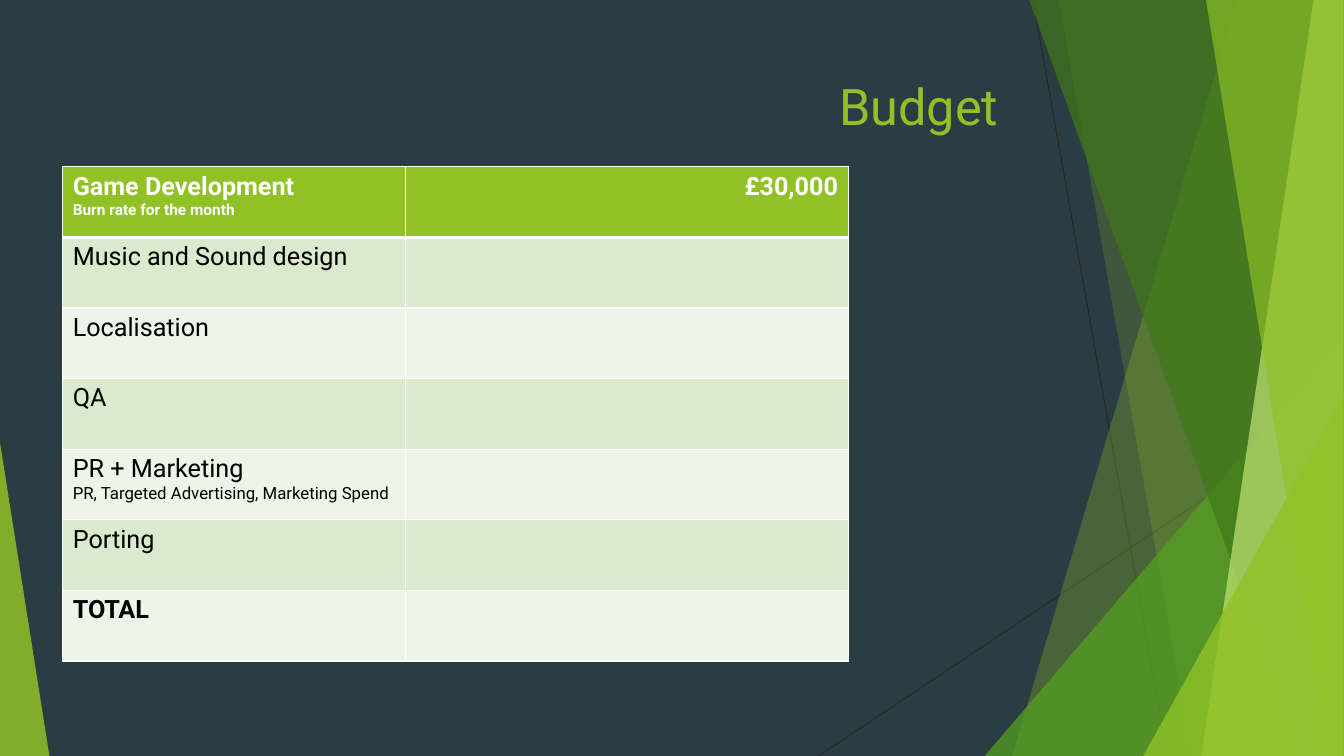
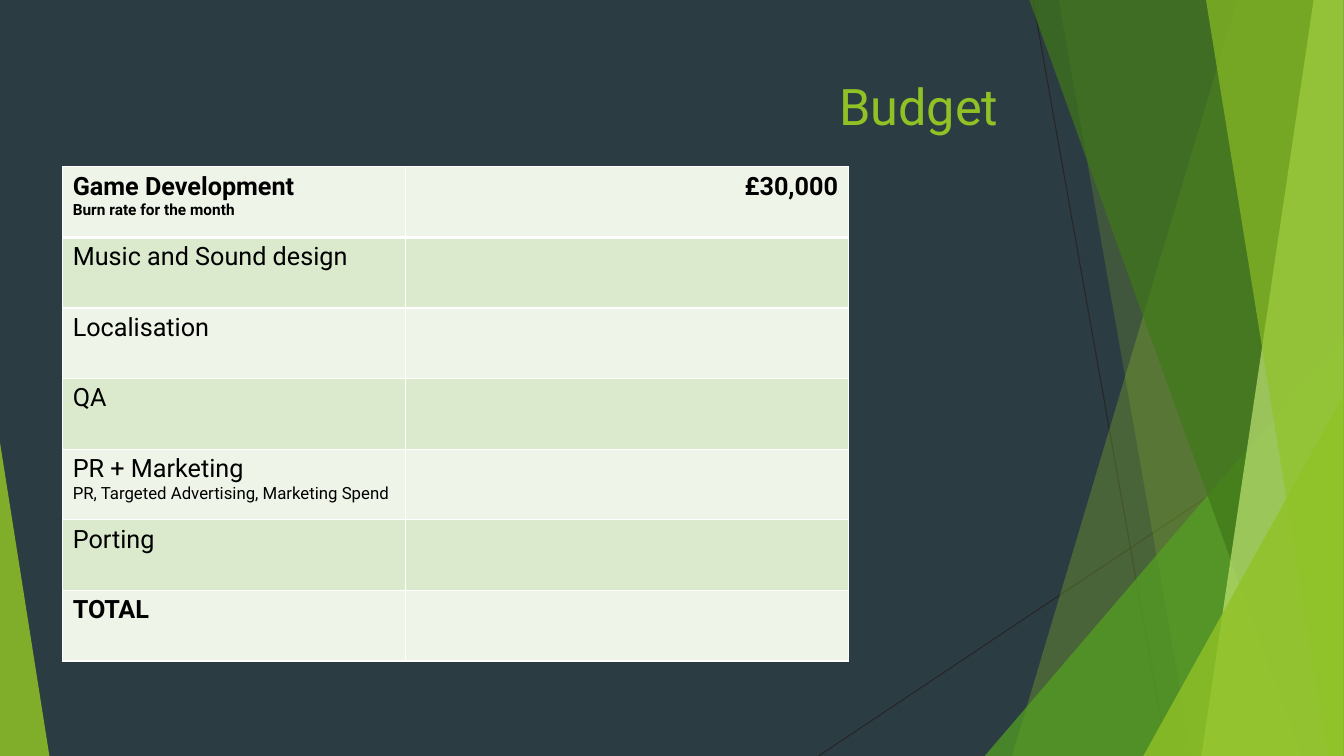
Before and after one commit to Pilokio/Tranzfuser, a slide deck: slide 10 of Virtual Pitch Presentation/Pitch.pptx. Drawn at 1344x756 pixels with LibreOffice and Linux fonts; fonts in the diff are those of the drawing. Boxes give left, top, right and bottom in pixels: in the first picture for what was removed or moved away, otherwise in the second. Text is boxed around its words. In the diff, an @@ line names an element or a change of style, - is before the commit and + after.

```diff
--- a/Virtual Pitch Presentation/Pitch.pptx
+++ b/Virtual Pitch Presentation/Pitch.pptx
@@ table at <box>63,166,848,661</box> @@
@@ fill #90C226 to #EEF4E8 in row 1 @@
@@ text colour #FFFFFF to #000000 in "Game Development", "Burn rate for the month", "£30,000" @@
```
Also in this commit, not shown: 3 other slides changed, 5 other files.
